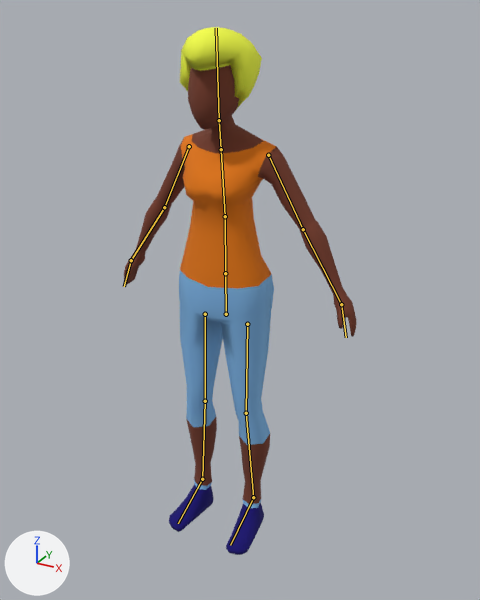
One commit to the Blender file blender/female-rigged.blend: the scene before it, then after it.
Both versions are drawn from a 50 mm camera at (1.055, -1.807, 1.843) aimed at (0.03, 0.056, 0.912). Arrows for +X, +Y and +Z are at lower left; the lights stay in place. The older version comes first. The bones that bend it are drawn over the model as lines.

The first picture shows 'corpo.004_blusaM2_0', 'corpo.004_cabeloM2_0', 'corpo.004_calcaM2_0', 'corpo.004_peleM2_0', 'corpo.004_sapatoM2_0'.
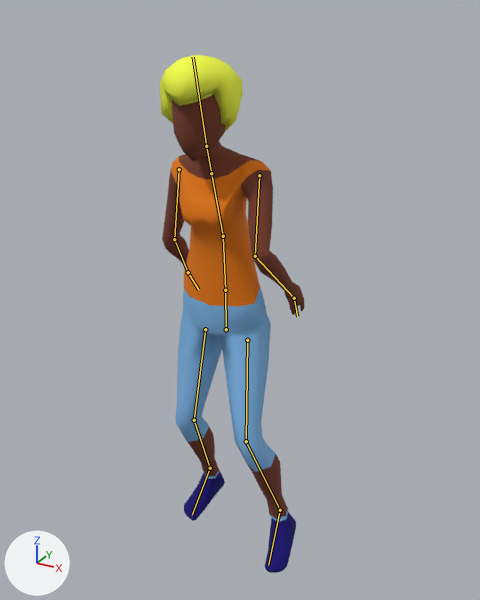
The newer file adds an action. The first version stands in its rest pose; the second is drawn at frame 8 of the action 'Dance'.

Pixel boxes [x1, y1, x2, y2] of what changed, in the pictures (480 x 600 px):
```json
{"object": "corpo.004_peleM2_0", "change": "posed", "before": [124, 65, 356, 504], "after": [162, 94, 304, 519], "on screen": "39% narrower"}
{"object": "corpo.004_calcaM2_0", "change": "posed", "before": [179, 271, 274, 508], "after": [175, 284, 288, 522], "on screen": "19% wider"}
{"object": "corpo.004_blusaM2_0", "change": "posed", "before": [180, 134, 276, 289], "after": [171, 157, 271, 306]}
{"object": "corpo.004_cabeloM2_0", "change": "posed", "before": [180, 27, 262, 111], "after": [160, 55, 243, 131], "on screen": "9% shorter"}
{"object": "corpo.004_sapatoM2_0", "change": "posed", "before": [169, 484, 264, 555], "after": [184, 471, 296, 573], "on screen": "18% wider, 43% taller"}
{"bone": "Hips", "before": "(226, 314) to (225, 273)", "after": "(226, 329) to (225, 290)"}
{"bone": "Spine", "before": "(225, 273) to (225, 216)", "after": "(225, 290) to (223, 236)"}
{"bone": "Chest", "before": "(225, 216) to (221, 149)", "after": "(223, 236) to (211, 173)"}
{"bone": "Head", "before": "(219, 120) to (216, 28)", "after": "(206, 146) to (193, 57)"}
{"bone": "UpperArm.L", "before": "(268, 155) to (303, 229)", "after": "(259, 175) to (255, 256)"}
{"bone": "LowerArm.L", "before": "(303, 229) to (341, 304)", "after": "(255, 256) to (294, 298)"}
{"bone": "UpperArm.R", "before": "(189, 146) to (164, 207)", "after": "(179, 169) to (174, 239)"}
{"bone": "LowerArm.R", "before": "(164, 207) to (131, 260)", "after": "(174, 239) to (188, 272)"}
{"bone": "UpperLeg.L", "before": "(247, 324) to (246, 413)", "after": "(247, 340) to (246, 441)"}
{"bone": "LowerLeg.L", "before": "(246, 413) to (253, 497)", "after": "(246, 441) to (280, 510)"}
{"bone": "UpperLeg.R", "before": "(205, 314) to (205, 401)", "after": "(205, 329) to (194, 420)"}
{"bone": "LowerLeg.R", "before": "(205, 401) to (202, 479)", "after": "(194, 420) to (210, 468)"}
```

Edits to the scene script, one JSON object a line:
```json
{"block": "bone_hips", "where": "bone_hips = bpy.data.objects['Armature'].pose.bones['Hips']"}
{"op": "set", "path": "bone_hips.location", "old": "(0.0, 0.0, 0.0)", "new": "(0.0, -0.06, 0.0)"}
{"block": "bone_spine", "where": "bone_spine = bpy.data.objects['Armature'].pose.bones['Spine']  # child of 'Hips'"}
{"op": "set", "path": "bone_spine.rotation_euler", "old": "(0.0, 0.0, 0.0)", "new": "(0.0873, 0.0873, 0.0)", "note": "degrees (0, 0, 0) -> degrees (5, 5, 0)"}
{"block": "bone_chest", "where": "bone_chest = bpy.data.objects['Armature'].pose.bones['Chest']  # child of 'Spine'"}
{"op": "set", "path": "bone_chest.rotation_euler", "old": "(0.0, 0.0, 0.0)", "new": "(0.0524, -0.0524, 0.0524)", "note": "degrees (0, 0, 0) -> degrees (3, -3, 3)"}
{"block": "bone_head", "where": "bone_head = bpy.data.objects['Armature'].pose.bones['Head']  # child of 'Neck'"}
{"op": "set", "path": "bone_head.rotation_euler", "old": "(0.0, 0.0, 0.0)", "new": "(0.0, 0.105, 0.0)", "note": "degrees (0, 0, 0) -> degrees (0, 6, 0)"}
{"block": "bone_upperarm_l", "where": "bone_upperarm_l = bpy.data.objects['Armature'].pose.bones['UpperArm.L']  # child of 'Chest'"}
{"op": "set", "path": "bone_upperarm_l.rotation_euler", "old": "(0.0, 0.0, 0.0)", "new": "(0.75, 0.0, -0.279)", "note": "degrees (0, 0, 0) -> degrees (43, 0, -16)"}
{"block": "bone_lowerarm_l", "where": "bone_lowerarm_l = bpy.data.objects['Armature'].pose.bones['LowerArm.L']  # child of 'UpperArm.L'"}
{"op": "set", "path": "bone_lowerarm_l.rotation_euler", "old": "(0.0, 0.0, 0.0)", "new": "(-1.396, 0.0, 0.0)", "note": "degrees (0, 0, 0) -> degrees (-80, 0, 0)"}
{"block": "bone_upperarm_r", "where": "bone_upperarm_r = bpy.data.objects['Armature'].pose.bones['UpperArm.R']  # child of 'Chest'"}
{"op": "set", "path": "bone_upperarm_r.rotation_euler", "old": "(0.0, 0.0, 0.0)", "new": "(0.122, 0.0, 0.279)", "note": "degrees (0, 0, 0) -> degrees (7, 0, 16)"}
{"block": "bone_lowerarm_r", "where": "bone_lowerarm_r = bpy.data.objects['Armature'].pose.bones['LowerArm.R']  # child of 'UpperArm.R'"}
{"op": "set", "path": "bone_lowerarm_r.rotation_euler", "old": "(0.0, 0.0, 0.0)", "new": "(-0.768, 0.0, 0.0)", "note": "degrees (0, 0, 0) -> degrees (-44, 0, 0)"}
{"block": "bone_upperleg_l", "where": "bone_upperleg_l = bpy.data.objects['Armature'].pose.bones['UpperLeg.L']  # child of 'Hips'"}
{"op": "set", "path": "bone_upperleg_l.rotation_euler", "old": "(0.0, 0.0, 0.0)", "new": "(0.314, 0.0, 0.175)", "note": "degrees (0, 0, 0) -> degrees (18, 0, 10)"}
{"block": "bone_lowerleg_l", "where": "bone_lowerleg_l = bpy.data.objects['Armature'].pose.bones['LowerLeg.L']  # child of 'UpperLeg.L'"}
{"op": "set", "path": "bone_lowerleg_l.rotation_euler", "old": "(0.0, 0.0, 0.0)", "new": "(-0.593, 0.0, 0.0)", "note": "degrees (0, 0, 0) -> degrees (-34, 0, 0)"}
{"block": "bone_upperleg_r", "where": "bone_upperleg_r = bpy.data.objects['Armature'].pose.bones['UpperLeg.R']  # child of 'Hips'"}
{"op": "set", "path": "bone_upperleg_r.rotation_euler", "old": "(0.0, 0.0, 0.0)", "new": "(0.175, 0.0, -0.0349)", "note": "degrees (0, 0, 0) -> degrees (10, 0, -2)"}
{"block": "bone_lowerleg_r", "where": "bone_lowerleg_r = bpy.data.objects['Armature'].pose.bones['LowerLeg.R']  # child of 'UpperLeg.R'"}
{"op": "set", "path": "bone_lowerleg_r.rotation_euler", "old": "(0.0, 0.0, 0.0)", "new": "(-0.593, 0.0, 0.0)", "note": "degrees (0, 0, 0) -> degrees (-34, 0, 0)"}
```
